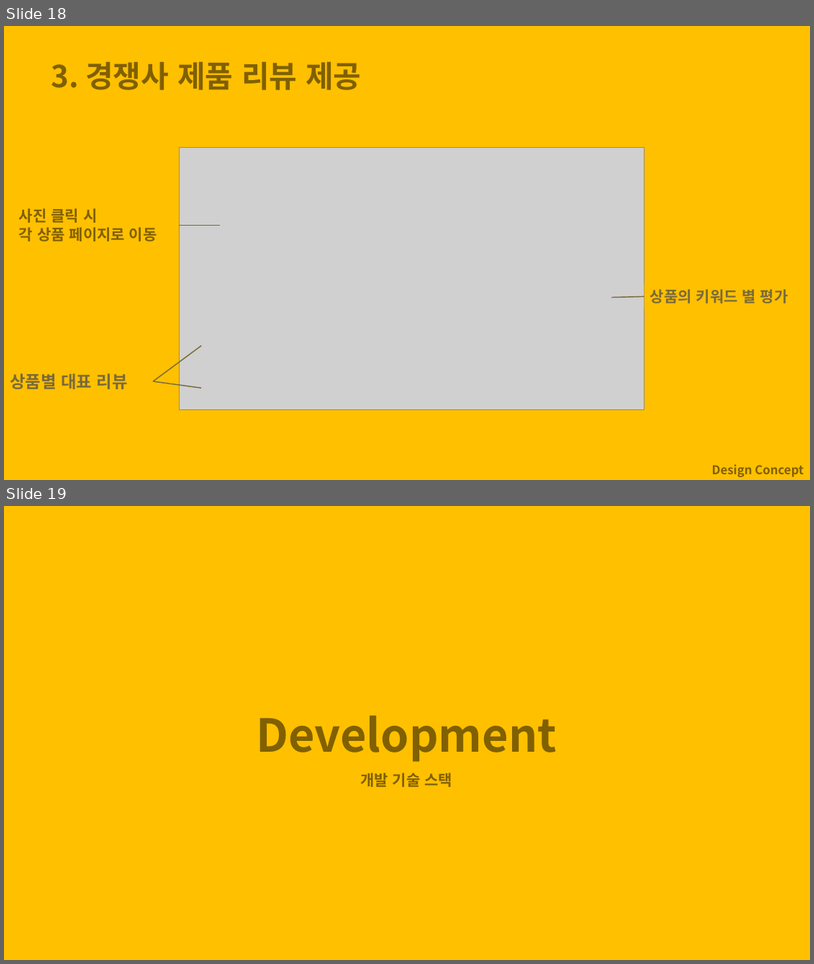
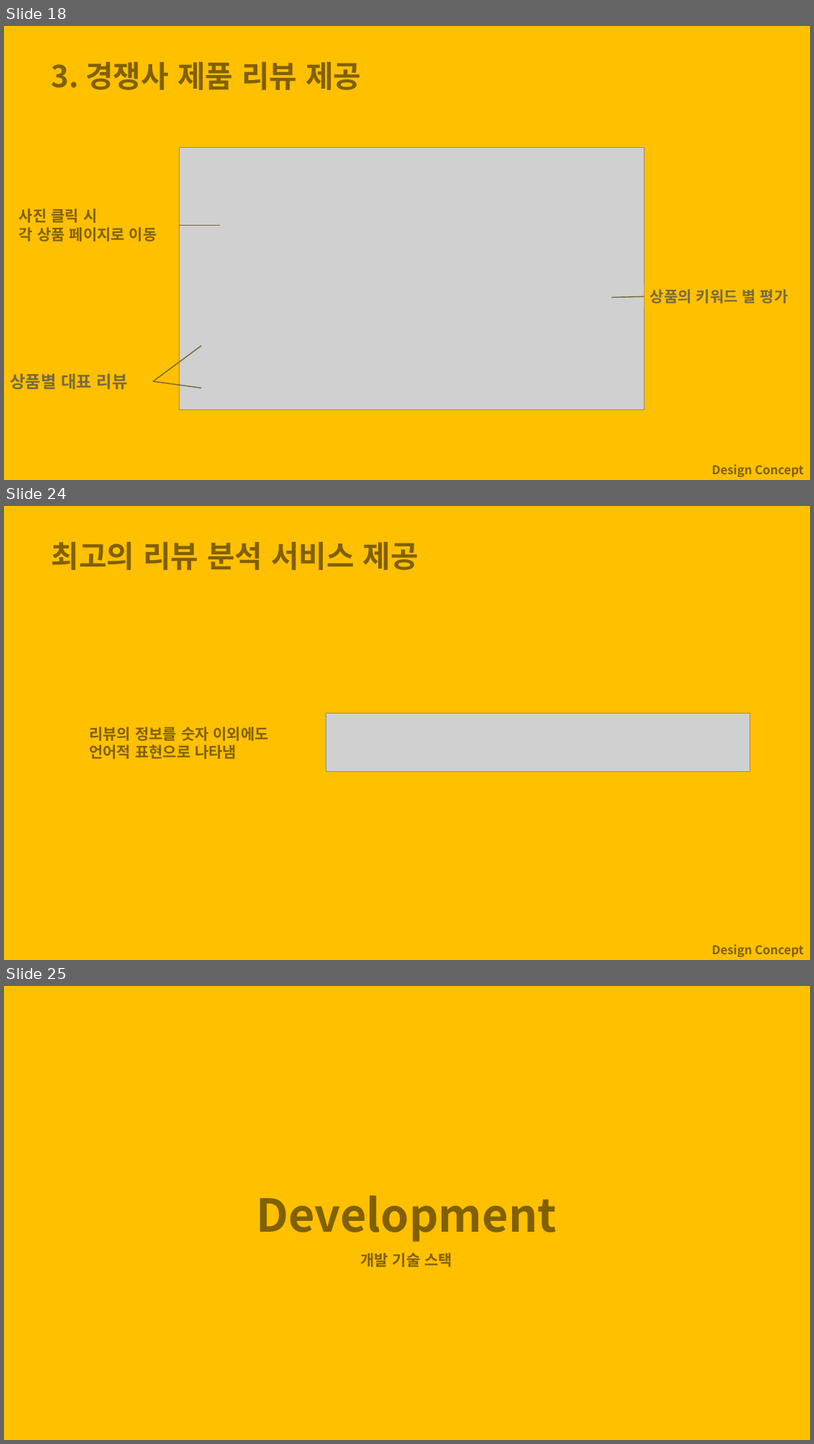
Before and after one commit to skkuse02/2019fall_42class_team4, a slide deck: docs/proposal.pptx. Shown one above the other, each under a label of ours: slides 18 and 19 before the commit, slides 18, 24 and 25 after it; the slides between them are not shown. The pictures are 814x964 and 814x1444 pixels, drawn with LibreOffice and Linux fonts; fonts in the diff are those of the drawing; grey boxes stand for pictures. Boxes give left, top, right and bottom in pixels: in the first picture for what was removed or moved away, otherwise in the second. Text is boxed around its words. In the diff, an @@ line names an element or a change of style, - is before the commit and + after.

```diff
--- a/docs/proposal.pptx
+++ b/docs/proposal.pptx
@@ slide 24 added at [4,506,810,960], background #FFC000 @@
@@ text added at [51,542,419,570], 36 pt, text #806000, bold @@
+최고의 리뷰 분석 서비스 제공
@@ picture added at [326,713,751,772] @@
@@ text added at [89,726,269,759], 18 pt, text #806000, bold @@
+리뷰의 정보를 숫자 이외에도
+언어적 표현으로 나타냄
@@ title added at [712,944,804,957], 14.4 pt, text #806000, bold @@
+Design Concept
@@ what was slide 19 is now slide 25 @@
```
Also in this commit, not shown: 6 other slides added, 2 other files.
